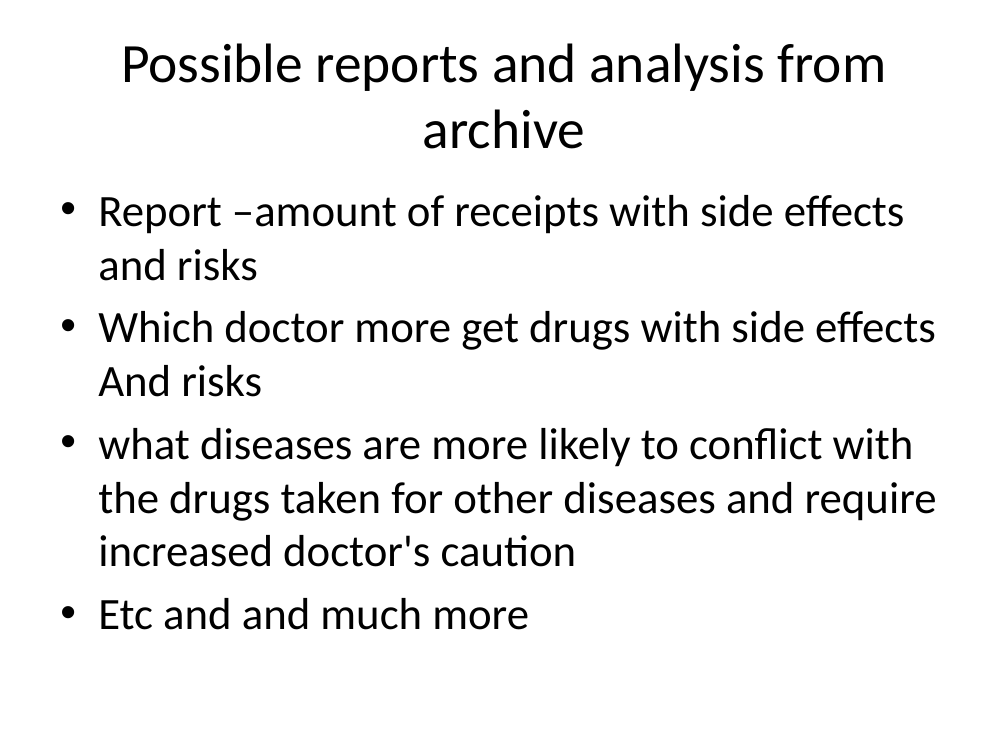
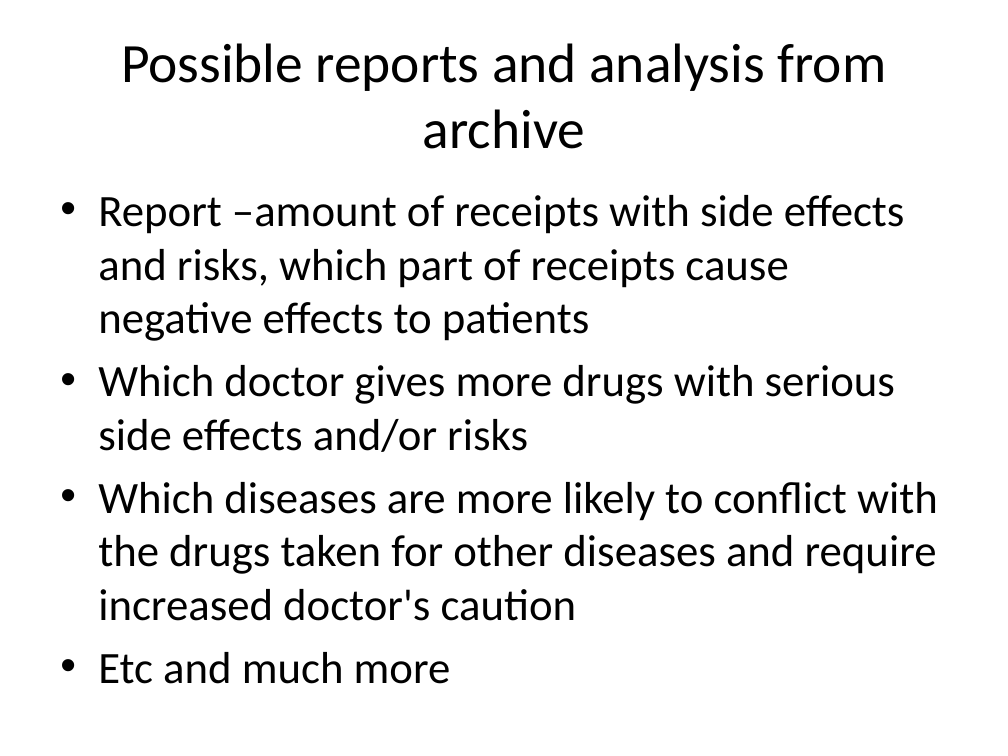
Before and after one commit to katkovOlga/nayaProject, a slide deck: slide 24 of FinalProject.pptx. Drawn at 1008x756 pixels with LibreOffice and Linux fonts; fonts in the diff are those of the drawing. Boxes give left, top, right and bottom in pixels: in the first picture for what was removed or moved away, otherwise in the second. Text is boxed around its words. In the diff, an @@ line names an element or a change of style, - is before the commit and + after.

```diff
--- a/FinalProject.pptx
+++ b/FinalProject.pptx
@@ text at bbox=[98, 195, 938, 684]: text changed @@
-• Report –amount of receipts with side effects and risks
-• Which doctor more get drugs with side effects And risks
-• what diseases are more likely to conflict with the drugs taken for other diseases and require increased doctor's caution
-• Etc and and much more
+• Report –amount of receipts with side effects and risks, which part of receipts cause negative effects to patients
+• Which doctor gives more drugs with serious side effects and/or risks
+• Which diseases are more likely to conflict with the drugs taken for other diseases and require increased doctor's caution
+• Etc and much more
```
Also in this commit, not shown: 7 other slides changed, 1 slide added, 1 slide removed, 6 other files.
